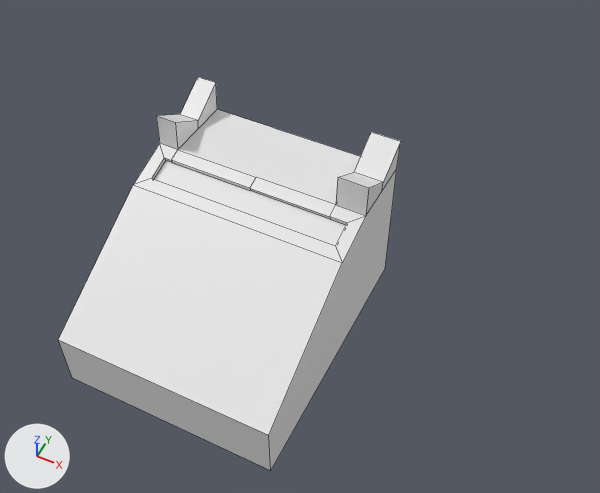
What one commit did to the Blender file Assets/3DModels/Blends/telefono.blend.
Both versions are drawn from a 50 mm lens placed at (2.35, -3.26, 5.21), pointed at (0.58, 0.28, 0.79). Lighting does not change. The marker at lower left points along +X, +Y and +Z. Mesh edges are drawn as thin lines.
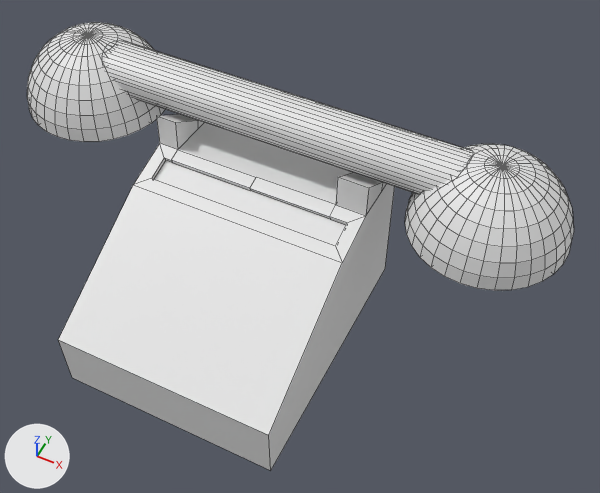
Pixel boxes (x1, y1, x2, y2) of what changed, in the pictures (600 x 493 px):
'Cylinder', added
    after: (27, 22, 574, 290)

What changed in the scene script:
```text
Add me_cylinder:
    me_cylinder.from_pydata(...)  # 706 vertices, 678 faces; spans x -1.5..0.9, y -2.2..2.2, z -8.7..8.5
Add ob_cylinder:
    ob_cylinder = bpy.data.objects.new('Cylinder', me_cylinder)
    ob_cylinder.location = (0.16, 0.738, 1.479)
    ob_cylinder.rotation_euler = (0.0, -1.564, 0.0)  # degrees (0, -90, 0)
    ob_cylinder.scale = (0.248, 0.248, 0.248)
```
